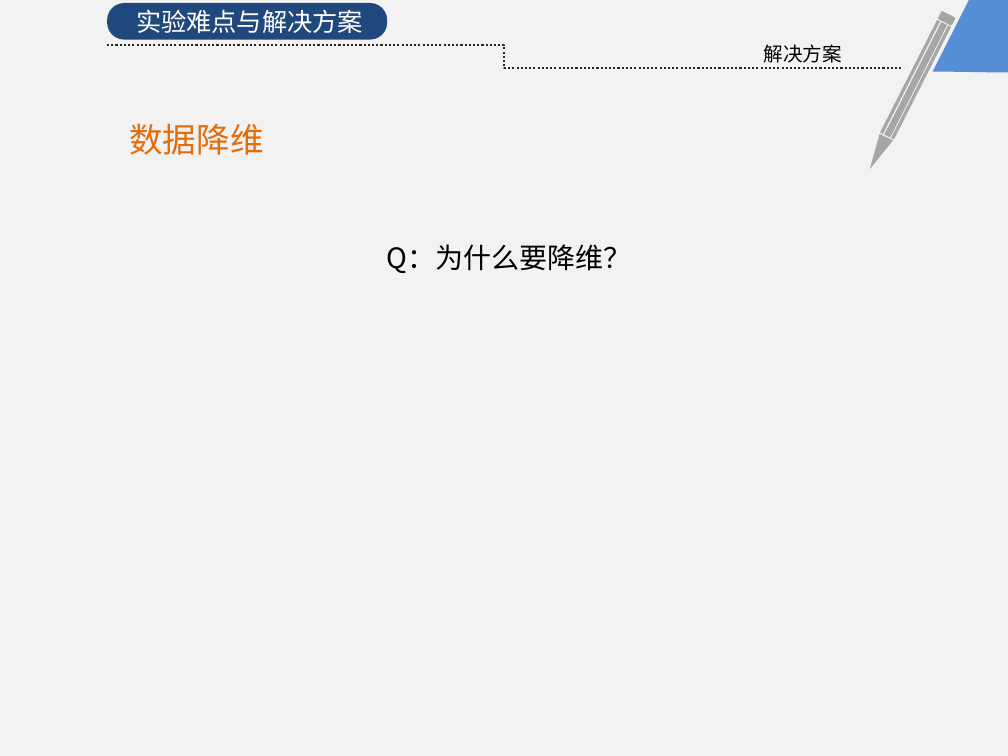
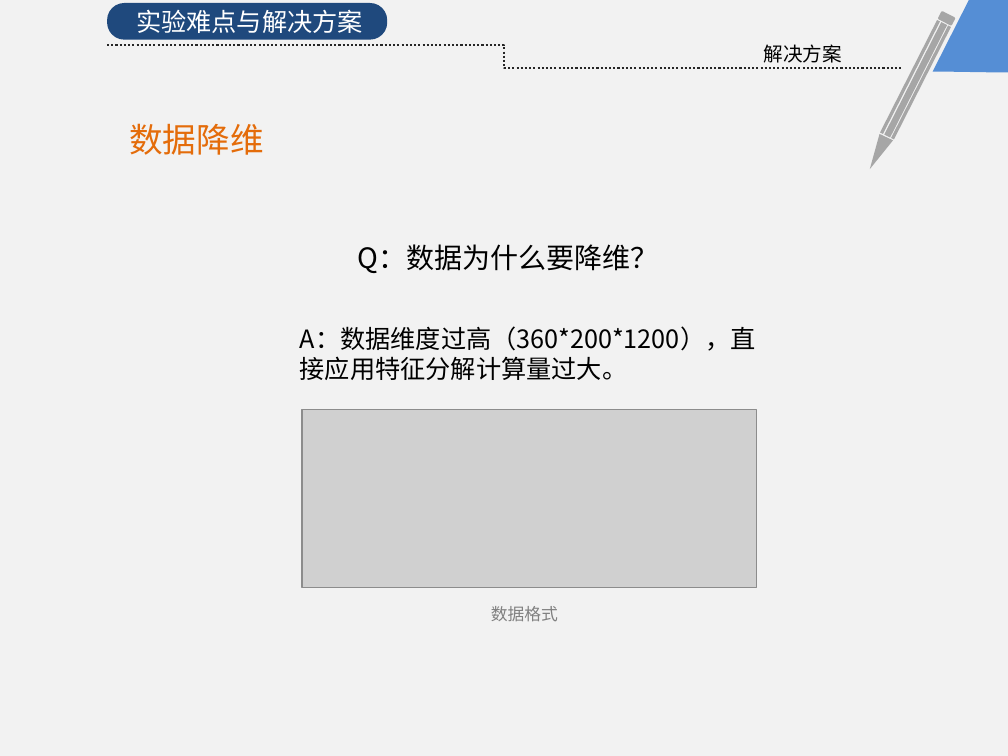
Before and after one commit to KrisCheng/GraduationDesign, a slide deck: slide 10 of FinalPaper/毕业答辩.pptx. Drawn at 1008x756 pixels with LibreOffice and Linux fonts; fonts in the diff are those of the drawing; grey boxes stand for pictures. Boxes give left, top, right and bottom in pixels: in the first picture for what was removed or moved away, otherwise in the second. Text is boxed around its words. In the diff, an @@ line names an element or a change of style, - is before the commit and + after.

```diff
--- a/FinalPaper/毕业答辩.pptx
+++ b/FinalPaper/毕业答辩.pptx
@@ text at box(358, 244, 659, 273): text changed @@
-Q：为什么要降维？
+Q：数据为什么要降维？
@@ text added at box(300, 326, 756, 380), 18 pt, text #000000 @@
+A：数据维度过高（360*200*1200），直接应用特征分解计算量过大。
@@ picture added at box(302, 409, 757, 587) @@
@@ text added at box(491, 606, 558, 622), 12 pt, text #808080 @@
+数据格式
```
Also in this commit, not shown: 4 other slides changed, 1 other file.
